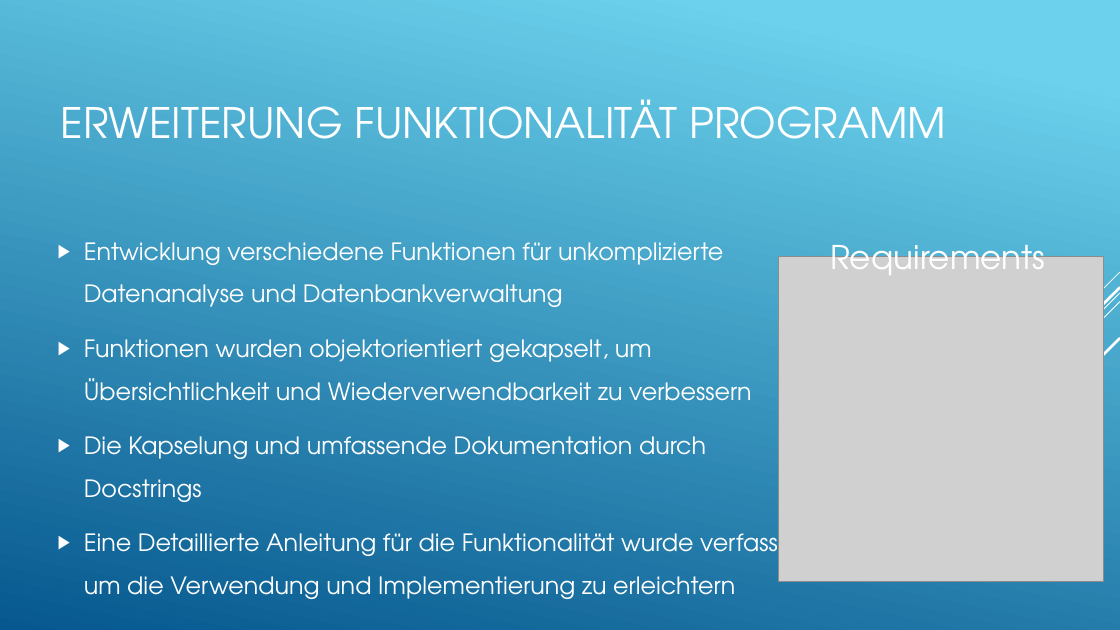
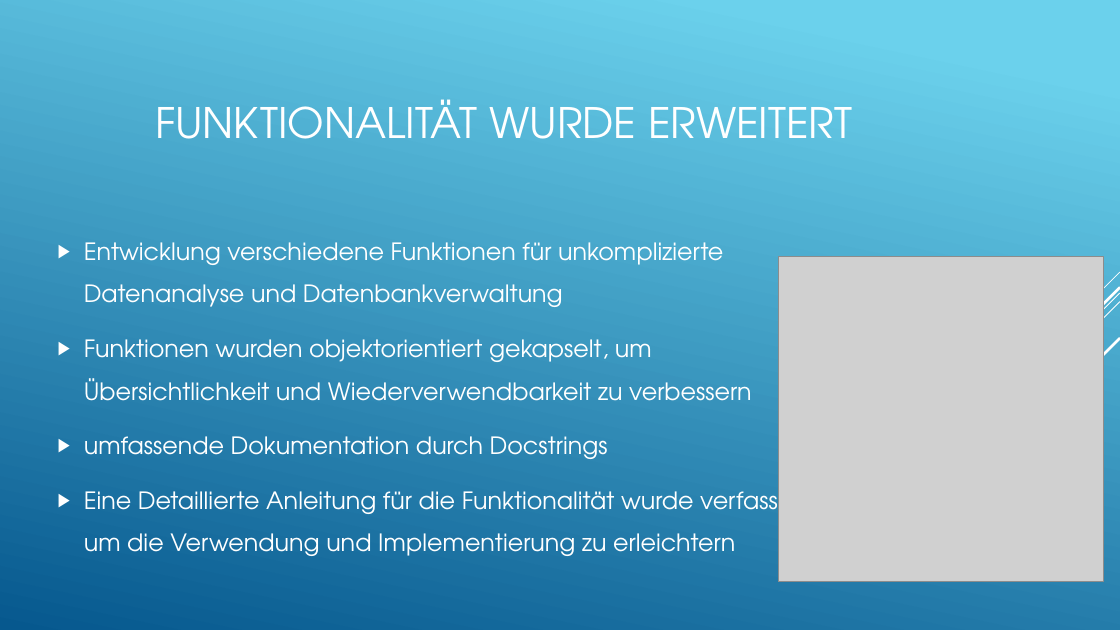
Before and after one commit to Dragnee1Natsu/Air-q-Projekt, a slide deck: slide 4 of Abschlusspräsentation.pptx (slide 10 before the commit). Drawn at 1120x630 pixels with LibreOffice and Linux fonts; fonts in the diff are those of the drawing; grey boxes stand for pictures. Boxes give left, top, right and bottom in pixels: in the first picture for what was removed or moved away, otherwise in the second. Text is boxed around its words. In the diff, an @@ line names an element or a change of style, - is before the commit and + after.

```diff
--- a/Abschlusspräsentation.pptx
+++ b/Abschlusspräsentation.pptx
@@ title at (155, 99, 852, 139): text changed @@
-ERWEITERUNG FUNKTIONALITÄT PROGRAMM
+FUNKTIONALITÄT WURDE ERWEITERT
@@ text removed at (830, 235, 1046, 275) @@
-Requirements
@@ text at (84, 436, 608, 459): text changed @@
-▶ Die Kapselung und umfassende Dokumentation durch Docstrings
+▶ umfassende Dokumentation durch Docstrings
```
Also in this commit, not shown: 3 other slides changed, 26 slides added, 3 slides removed.
